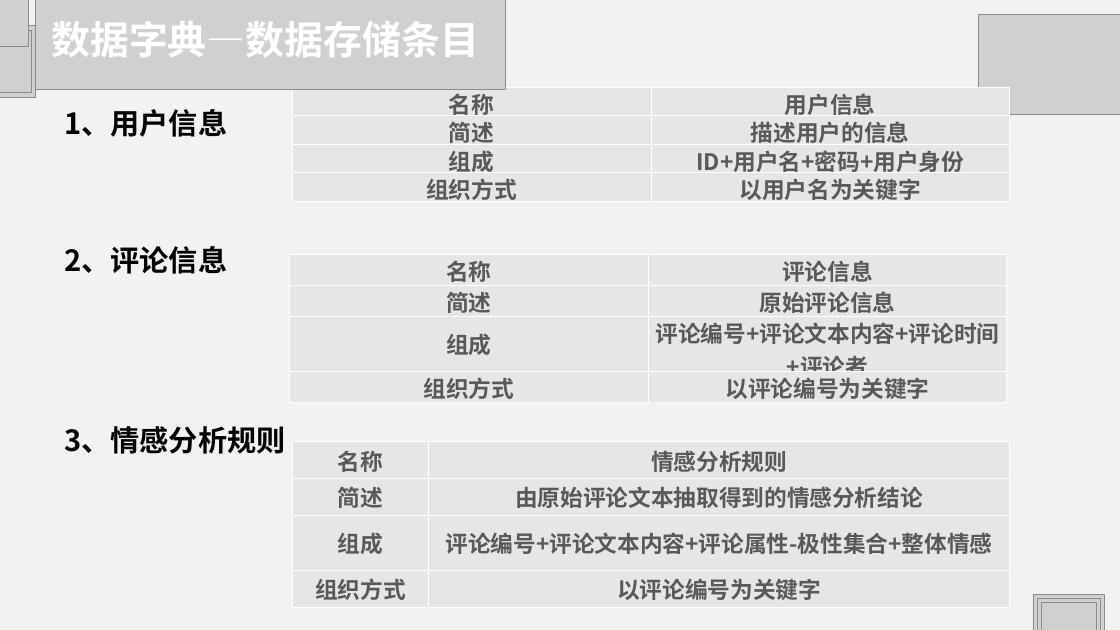
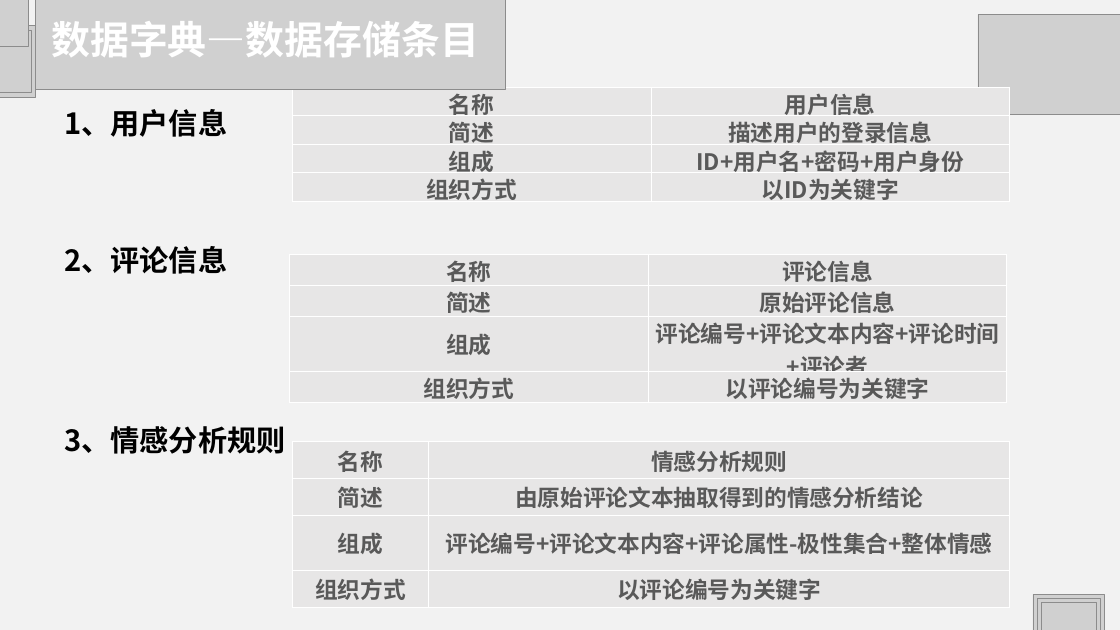
Before and after one commit to HJHGJGHHG/Sentiment-Analysis-System, a slide deck: slide 25 of PPT.pptx. Drawn at 1120x630 pixels with LibreOffice and Linux fonts; fonts in the diff are those of the drawing; grey boxes stand for pictures. Boxes give left, top, right and bottom in pixels: in the first picture for what was removed or moved away, otherwise in the second. Text is boxed around its words. In the diff, an @@ line names an element or a change of style, - is before the commit and + after.

```diff
--- a/PPT.pptx
+++ b/PPT.pptx
@@ table at (292,87,1010,204) @@
-row 2, column 2: 描述用户的信息
+row 2, column 2: 描述用户的登录信息
-row 4, column 2: 以用户名为关键字
+row 4, column 2: 以ID为关键字
```
Also in this commit, not shown: 12 other slides changed, 1 slide removed.
